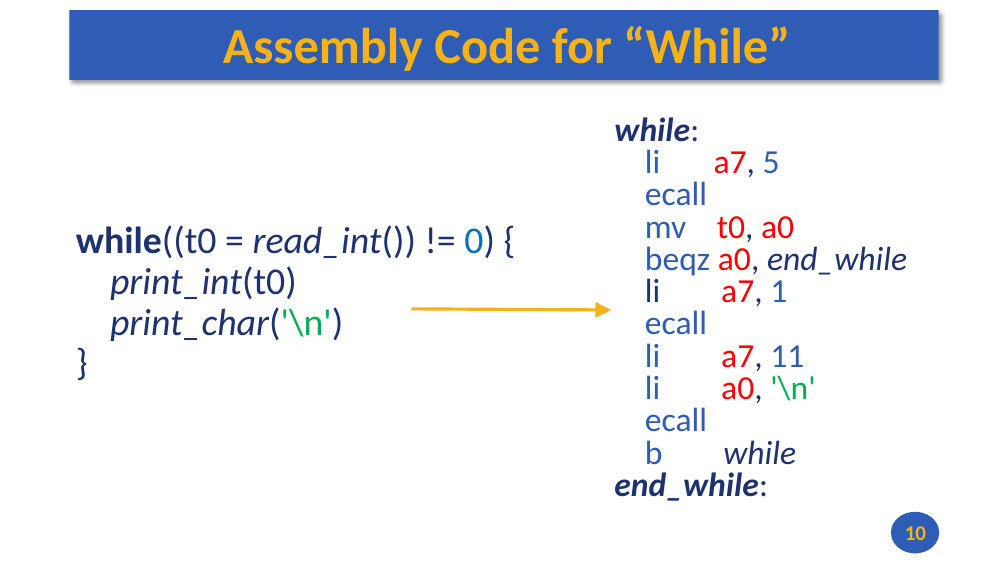
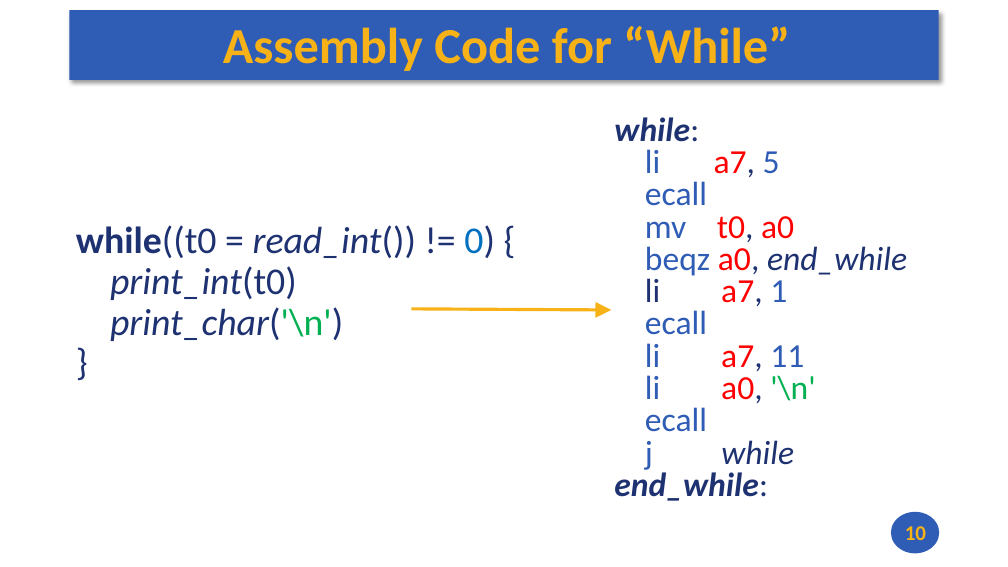
Before and after one commit to andrewt0301/hse-acos-course, a slide deck: slide 10 of docs/part1ca/05_MacrosBranchesArrays/CA_Lecture_05.pptx. Drawn at 1008x567 pixels with LibreOffice and Linux fonts; fonts in the diff are those of the drawing. Boxes give left, top, right and bottom in pixels: in the first picture for what was removed or moved away, otherwise in the second. Text is boxed around its words. In the diff, an @@ line names an element or a change of style, - is before the commit and + after.

```diff
--- a/docs/part1ca/05_MacrosBranchesArrays/CA_Lecture_05.pptx
+++ b/docs/part1ca/05_MacrosBranchesArrays/CA_Lecture_05.pptx
@@ text at (645,440,794,470): text changed @@
-b while
+j while
```
Also in this commit, not shown: 5 other slides changed, 1 other file.
